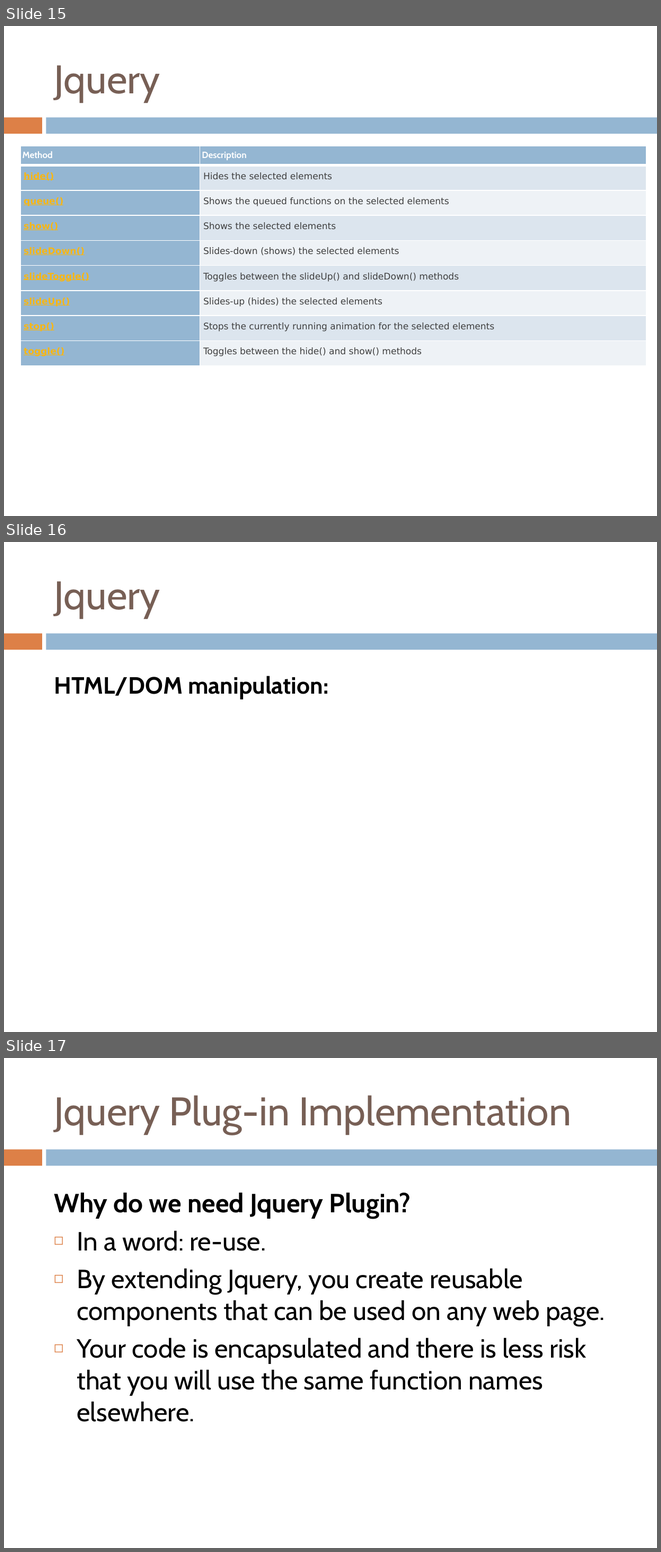
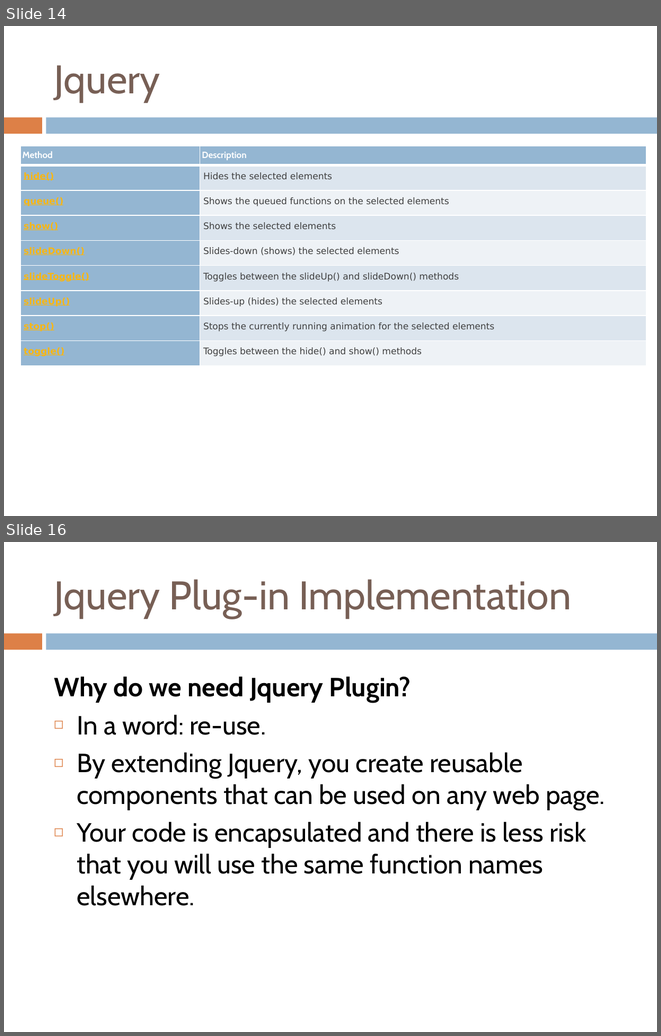
Before and after one commit to yedukondalurd/PPT, a slide deck: Advanced Javascript Day-2.pptx. Shown one above the other, each under a label of ours: slides 15, 16 and 17 before the commit, slides 14 and 16 after it; the slides between them are not shown. The pictures are 661x1552 and 661x1036 pixels, drawn with LibreOffice and Linux fonts; fonts in the diff are those of the drawing. Boxes give left, top, right and bottom in pixels: in the first picture for what was removed or moved away, otherwise in the second. Text is boxed around its words. In the diff, an @@ line names an element or a change of style, - is before the commit and + after.

```diff
--- a/Advanced Javascript Day-2.pptx
+++ b/Advanced Javascript Day-2.pptx
@@ slide 16 removed at (4, 542, 657, 1032), background #FFFFFF; not listed: 2 template elements that a slide beside it also shows @@
@@ title removed at (54, 581, 160, 618) @@
-Jquery
@@ text removed at (54, 676, 328, 699) @@
-  HTML/DOM manipulation:
@@ what was slide 15 is now slide 14 @@
@@ what was slide 17 is now slide 16 @@
```
Also in this commit, not shown: 2 slides changed, 23 other files.
